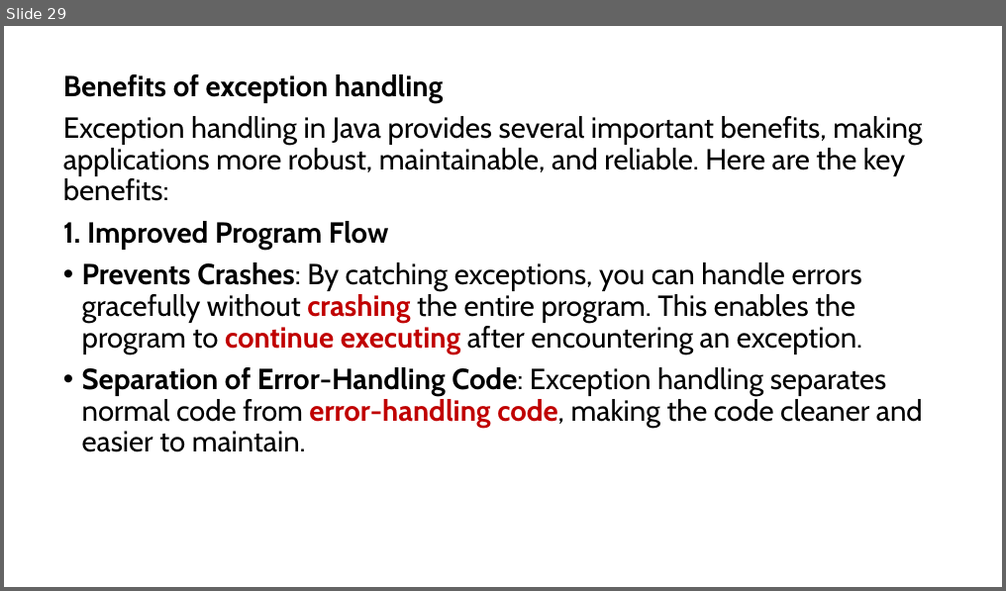
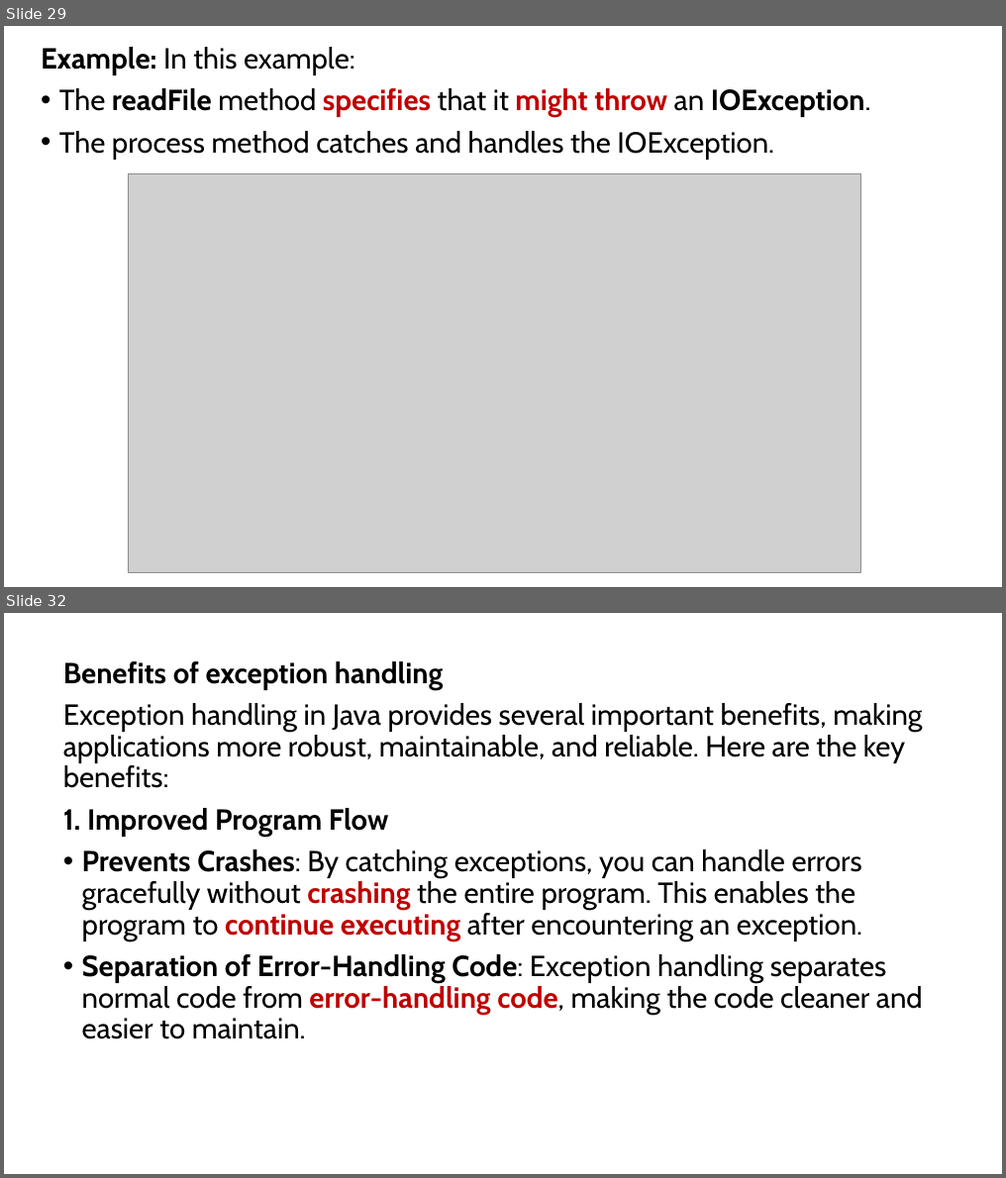
Before and after one commit to PRAMOD-VISHNU-NAIK/MCA-2nd-Sem-Shridevi-College, a slide deck: Theory Class-Notes/Complete Syllabus and Notes/Module-4 Exception Handling.pptx. Shown one above the other, each under a label of ours: slide 29 before the commit, slides 29 and 32 after it; the slides between them are not shown. The pictures are 1006x591 and 1006x1178 pixels, drawn with LibreOffice and Linux fonts; fonts in the diff are those of the drawing; grey boxes stand for pictures. Boxes give left, top, right and bottom in pixels: in the first picture for what was removed or moved away, otherwise in the second. Text is boxed around its words. In the diff, an @@ line names an element or a change of style, - is before the commit and + after.

```diff
--- a/Theory Class-Notes/Complete Syllabus and Notes/Module-4 Exception Handling.pptx
+++ b/Theory Class-Notes/Complete Syllabus and Notes/Module-4 Exception Handling.pptx
@@ slide 29 added at [4, 26, 1002, 587], background #FFFFFF @@
@@ text added at [41, 47, 871, 160], 28 pt, text #000000 @@
+Example: In this example:
+• The readFile method specifies that it might throw an IOException.
+• The process method catches and handles the IOException.
@@ picture added at [128, 174, 860, 573] @@
@@ what was slide 29 is now slide 32 @@
```
Also in this commit, not shown: 2 slides changed, 6 other slides added, 4 slides removed, 2 other files.
